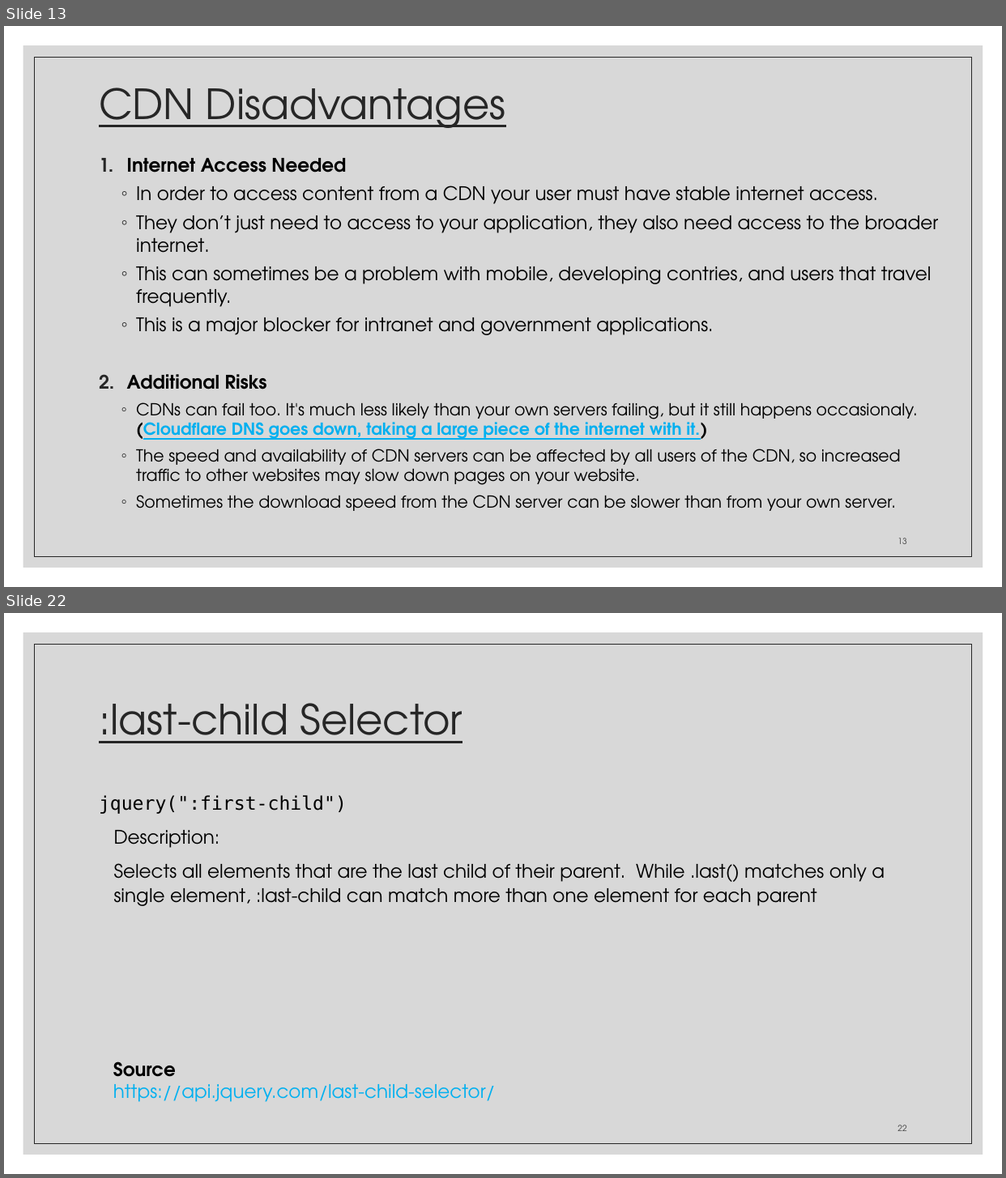
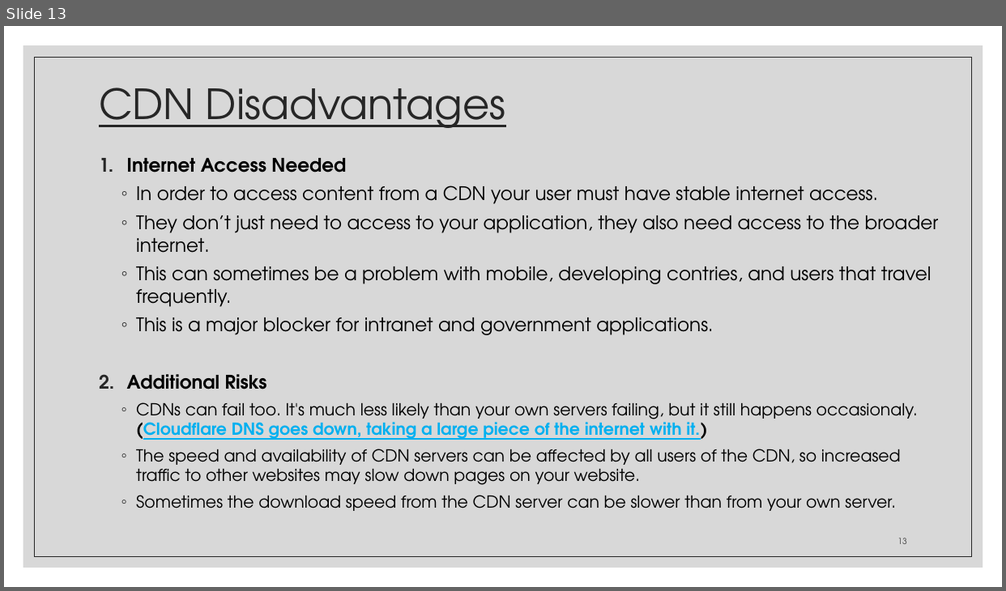
Before and after one commit to zackstotts/base-node-curriculum, a slide deck: unit_00/html_review/05 jQuery.pptx. Shown one above the other, each under a label of ours: slides 13 and 22 before the commit, slide 13 after it; the slides between them are not shown. The pictures are 1006x1178 and 1006x591 pixels, drawn with LibreOffice and Linux fonts; fonts in the diff are those of the drawing. Boxes give left, top, right and bottom in pixels: in the first picture for what was removed or moved away, otherwise in the second. Text is boxed around its words. In the diff, an @@ line names an element or a change of style, - is before the commit and + after.

Commit message:
jquery slides

```diff
--- a/unit_00/html_review/05 jQuery.pptx
+++ b/unit_00/html_review/05 jQuery.pptx
@@ slide 22 removed at (4, 613, 1002, 1174), background #FFFFFF; not listed: 2 template elements that a slide beside it also shows @@
@@ title removed at (99, 703, 463, 743) @@
-:last-child Selector
@@ text removed at (99, 795, 884, 906) @@
-jquery(":first-child")
-Description:
-Selects all elements that are the last child of their parent. While .last() matches only a single element, :last-child can match more than one element for each parent
@@ text removed at (113, 1062, 496, 1102) @@
-Source
-https://api.jquery.com/last-child-selector/
@@ page number removed at (897, 1125, 906, 1131) @@
-22
```
Also in this commit, not shown: 12 slides changed, 15 slides added, 22 other slides removed.
